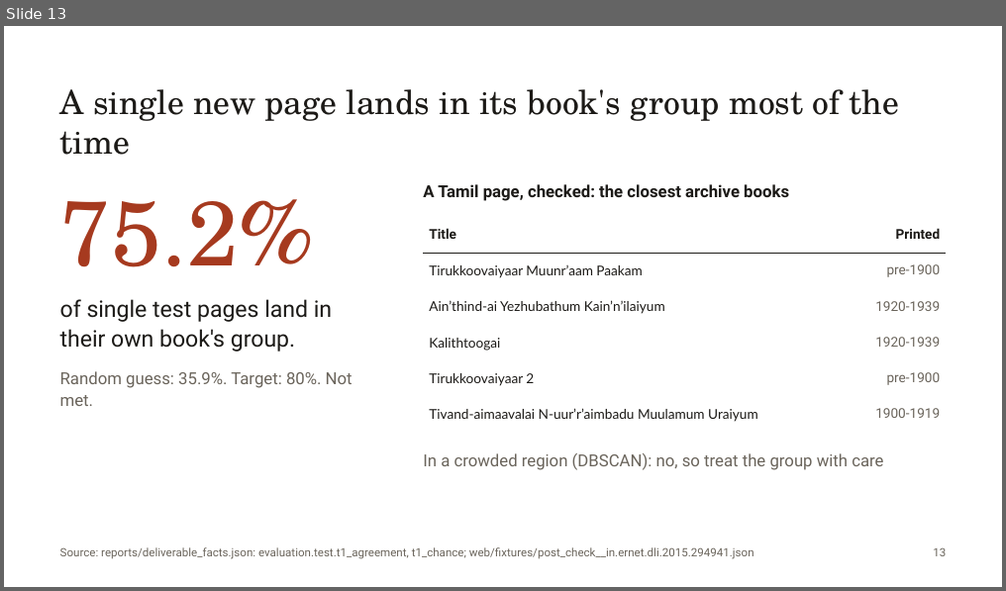
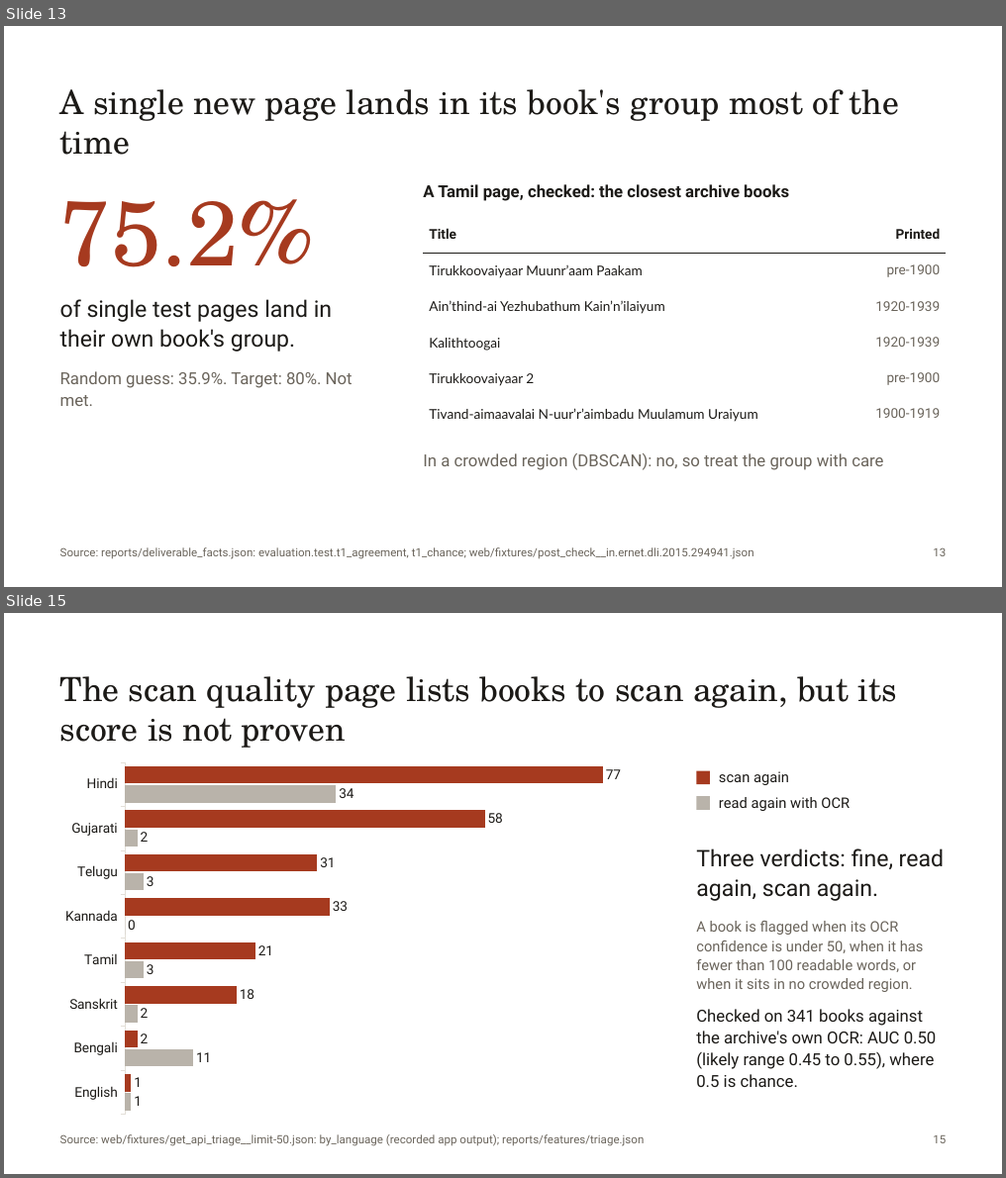
Before and after one commit to rohannes64/Grantha-Heritage-Tracker, a slide deck: Grantha_Heritage_Tracker_SIH26096.pptx. Shown one above the other, each under a label of ours: slide 13 before the commit, slides 13 and 15 after it; the slides between them are not shown. The pictures are 1006x591 and 1006x1178 pixels, drawn with LibreOffice and Linux fonts; fonts in the diff are those of the drawing. Boxes give left, top, right and bottom in pixels: in the first picture for what was removed or moved away, otherwise in the second. Text is boxed around its words. In the diff, an @@ line names an element or a change of style, - is before the commit and + after.

Commit message:
docs(deck): 20 slides, adding the archive map, scan quality, editions, site and impact

```diff
--- a/Grantha_Heritage_Tracker_SIH26096.pptx
+++ b/Grantha_Heritage_Tracker_SIH26096.pptx
@@ slide 15 added at (x1=4, y1=613, x2=1002, y2=1174), background #FFFFFF @@
@@ text added at (x1=60, y1=676, x2=897, y2=748), 32 pt, text #1C1A17 @@
+The scan quality page lists books to scan again, but its score is not proven
@@ bar chart added at (x1=53, y1=756, x2=696, y2=1122) @@
+categories: Hindi, Gujarati, Telugu, Kannada, Tamil, Sanskrit, Bengali, English
+Series 1: 77, 58, 31, 33, 21, 18, 2, 1
+Series 2: 34, 2, 3, 0, 3, 2, 11, 1
@@ rectangle added at (x1=696, y1=771, x2=710, y2=784), fill #A63A1F @@
@@ text added at (x1=719, y1=771, x2=789, y2=785), 14 pt, text #1C1A17 @@
+scan again
@@ rectangle added at (x1=696, y1=796, x2=710, y2=810), fill #B9B3AA @@
@@ text added at (x1=719, y1=797, x2=849, y2=811), 14 pt, text #1C1A17 @@
+read again with OCR
@@ text added at (x1=696, y1=849, x2=944, y2=1087), 14 pt, text #1C1A17 @@
+Three verdicts: fine, read again, scan again.
+A book is flagged when its OCR confidence is under 50, when it has fewer than 100 readable words, or when it sits in no crowded region.
+Checked on 341 books against the archive's own OCR: AUC 0.50 (likely range 0.45 to 0.55), where 0.5 is chance.
@@ text added at (x1=60, y1=1135, x2=644, y2=1147), 11 pt, text #6A645B @@
+Source: web/fixtures/get_api_triage__limit-50.json: by_language (recorded app output); reports/features/triage.json
@@ text added at (x1=933, y1=1136, x2=945, y2=1144), 11 pt, text #6A645B @@
+15
```
Also in this commit, not shown: 2 slides changed, 4 other slides added, 3 other files.
